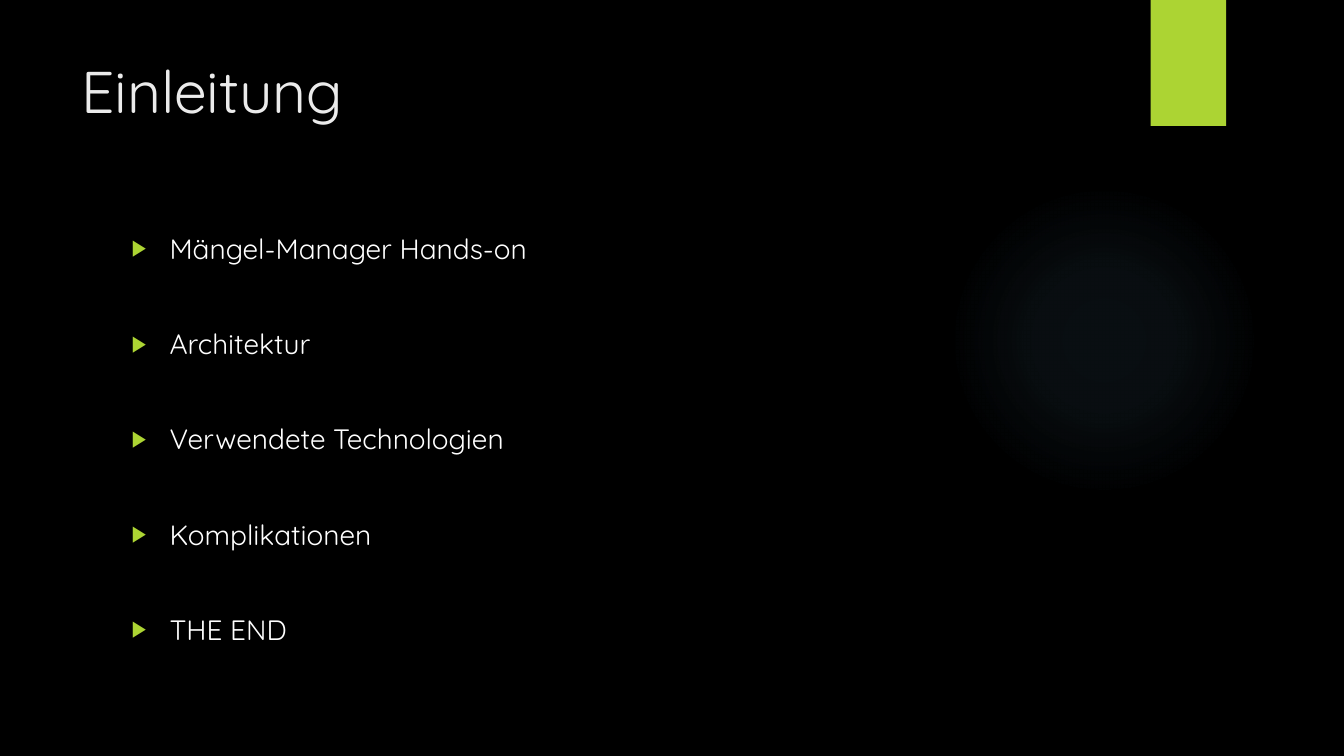
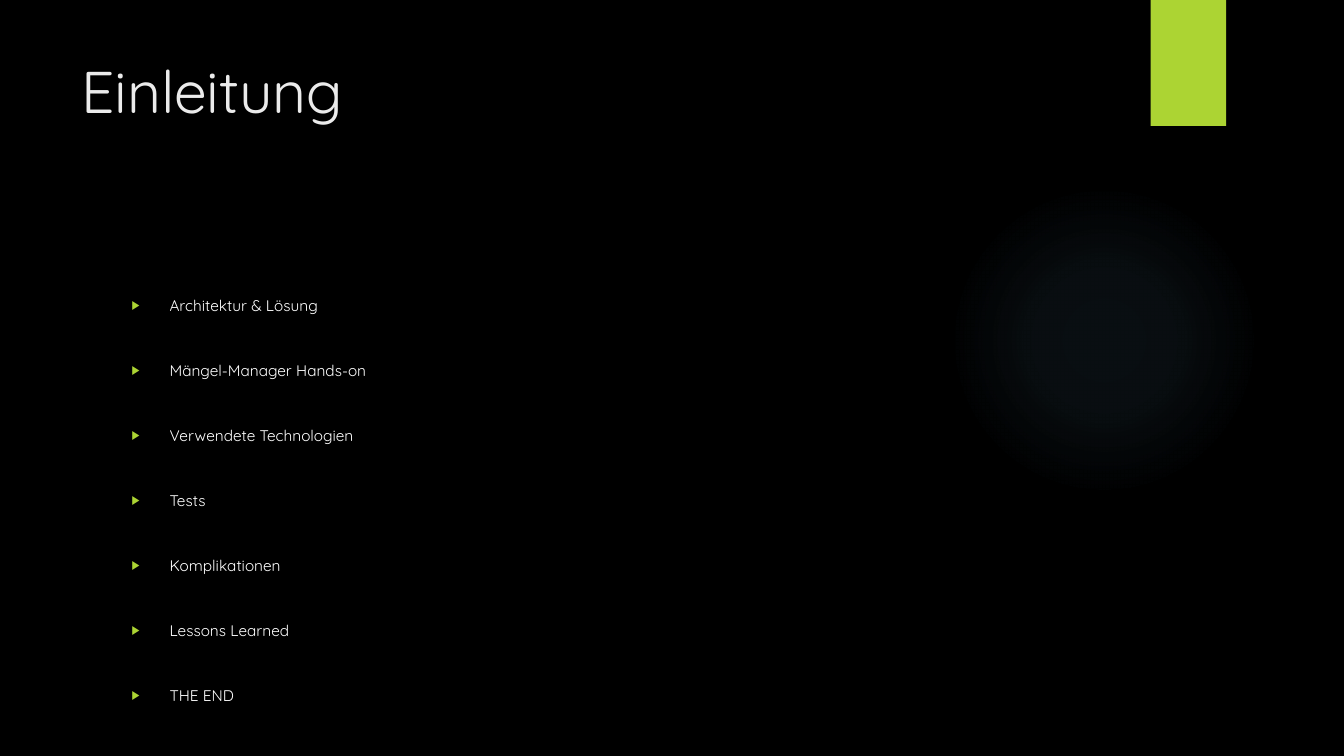
Before and after one commit to lucakuendig/INM21_Group_B, a slide deck: slide 2 of 06_Praesentation/Praesentation_Mangel_Manager.pptx. Drawn at 1344x756 pixels with LibreOffice and Linux fonts; fonts in the diff are those of the drawing; background and template pictures are left out. Boxes give left, top, right and bottom in pixels: in the first picture for what was removed or moved away, otherwise in the second. Text is boxed around its words. In the diff, an @@ line names an element or a change of style, - is before the commit and + after.

Commit message:
updated Präsentation

```diff
--- a/06_Praesentation/Praesentation_Mangel_Manager.pptx
+++ b/06_Praesentation/Praesentation_Mangel_Manager.pptx
@@ text at (x1=170, y1=299, x2=318, y2=314): paragraph added @@
+▶ Architektur & Lösung
@@ text at (x1=170, y1=333, x2=311, y2=355): paragraph removed @@
-▶ Architektur
@@ text at (x1=170, y1=364, x2=366, y2=701): size 20 to 11 pt in "Mängel-Manager Hands-on", "Verwendete Technologien", "Komplikationen", "THE END" @@
@@ text at (x1=170, y1=495, x2=206, y2=506): paragraph added @@
+▶ Tests
@@ text at (x1=170, y1=624, x2=289, y2=636): paragraph added @@
+▶ Lessons Learned
```
Also in this commit, not shown: 1 other slide changed, 2 slides added.
